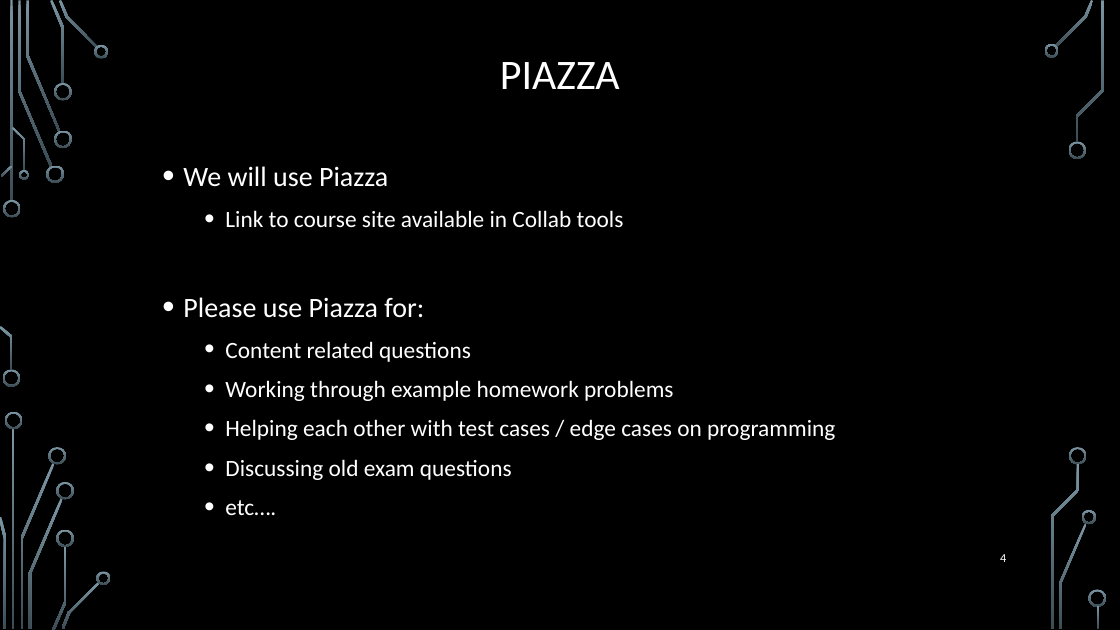
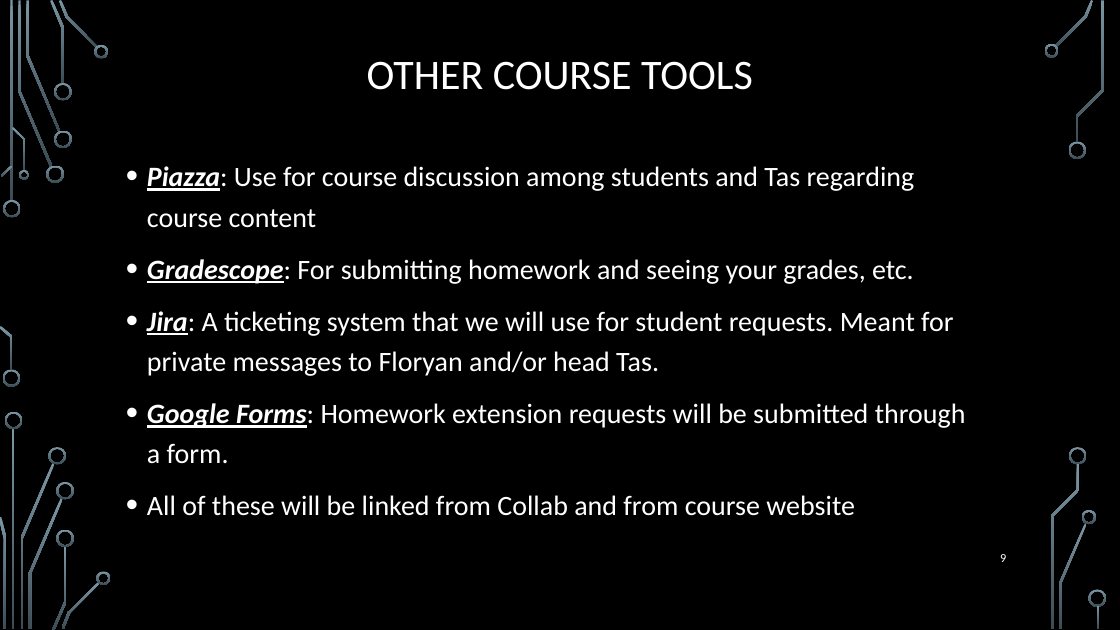
Before and after one commit to markfloryan/dmt2, a slide deck: slide 9 of slides/00-CourseIntroduction.pptx (slide 4 before the commit). Drawn at 1120x630 pixels with LibreOffice and Linux fonts; fonts in the diff are those of the drawing; background and template pictures are left out. Boxes give left, top, right and bottom in pixels: in the first picture for what was removed or moved away, otherwise in the second. Text is boxed around its words. In the diff, an @@ line names an element or a change of style, - is before the commit and + after.

```diff
--- a/slides/00-CourseIntroduction.pptx
+++ b/slides/00-CourseIntroduction.pptx
@@ title at [367,61,753,90]: text changed @@
-PIAZZA
+OTHER COURSE TOOLS
@@ text at [147,166,966,516]: text changed; size 20 to 24 pt @@
-• We will use Piazza
-  • Link to course site available in Collab tools
-• Please use Piazza for:
-  • Content related questions
-  • Working through example homework problems
-  • Helping each other with test cases / edge cases on programming
-  • Discussing old exam questions
-  • etc….
+• Piazza: Use for course discussion among students and Tas regarding course content
+• Gradescope: For submitting homework and seeing your grades, etc.
+• Jira: A ticketing system that we will use for student requests. Meant for private messages to Floryan and/or head Tas.
+• Google Forms: Homework extension requests will be submitted through a form.
+• All of these will be linked from Collab and from course website
@@ page number at [1000,554,1006,562]: text changed @@
-4
+9
```
Also in this commit, not shown: 1 other slide changed, 3 slides added, 1 slide removed, 4 other files.
